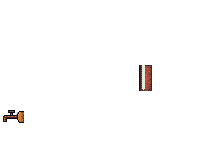
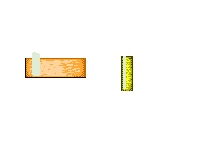
Revision of a layered 200 × 144 image; what changed, layer by layer:
hid "pipe" over [2, 110, 24, 123]
hid "liquid_red" over [139, 65, 152, 91]
added layer "liquid_yellow" above "liquid_green" over [121, 56, 133, 91]
added layer "quid_mixed_demi_red_yellow" above "iquid_mixed_demi_blue_yellow" over [25, 52, 86, 78]
